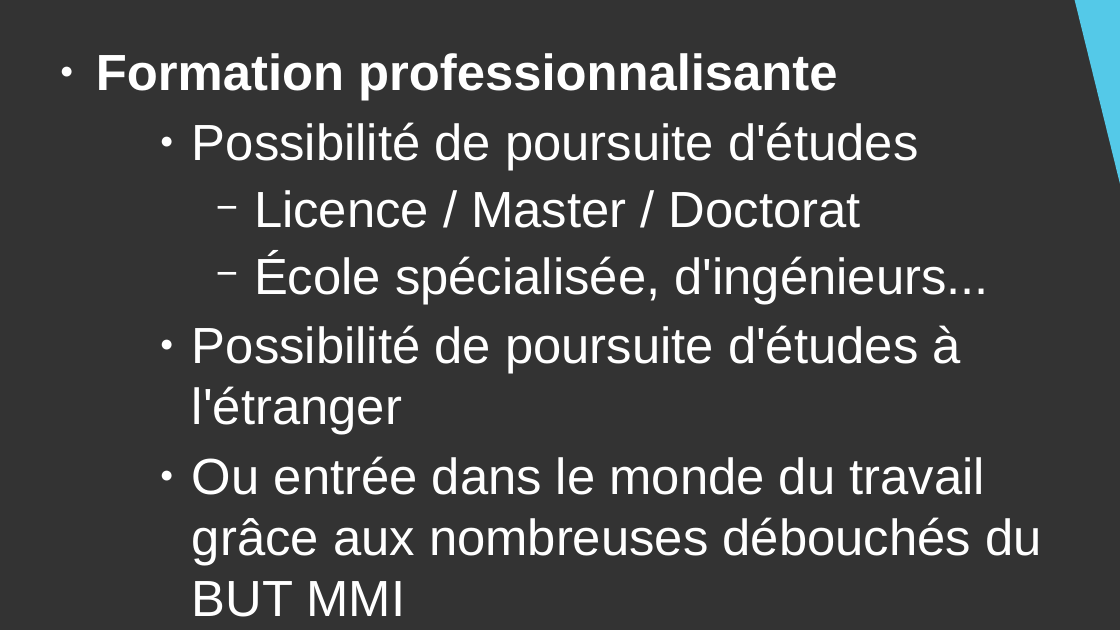
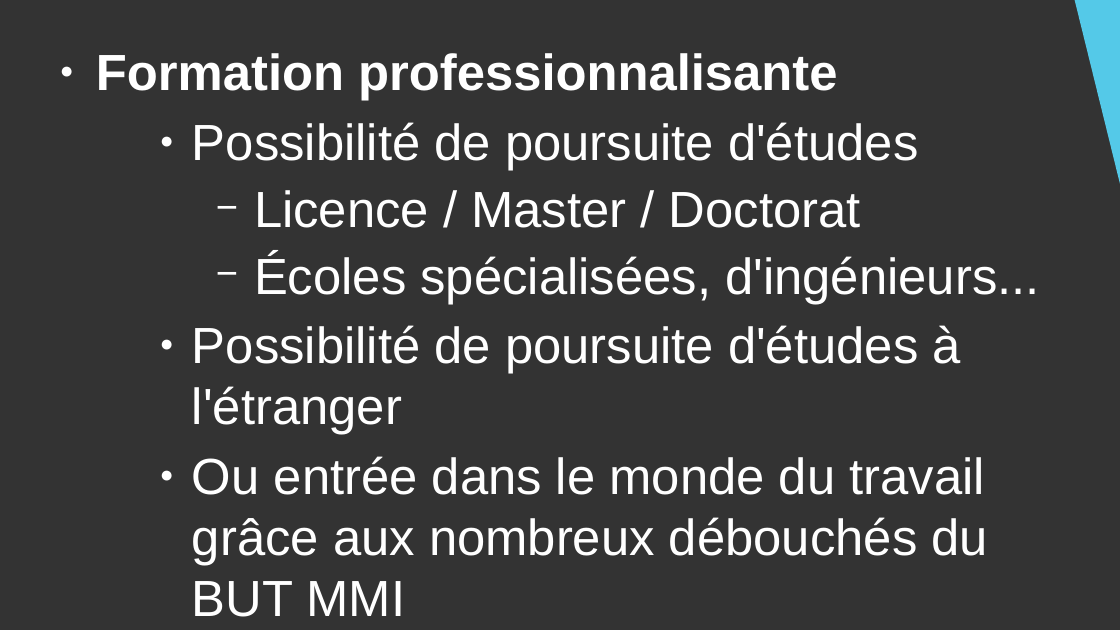
Before and after one commit to DanYellow/cours, a slide deck: slide 7 of presentation-formation-mmi/presentation.odp. Drawn at 1120x630 pixels with LibreOffice and Linux fonts; fonts in the diff are those of the drawing. Boxes give left, top, right and bottom in pixels: in the first picture for what was removed or moved away, otherwise in the second. Text is boxed around its words. In the diff, an @@ line names an element or a change of style, - is before the commit and + after.

```diff
--- a/presentation-formation-mmi/presentation.odp
+++ b/presentation-formation-mmi/presentation.odp
@@ text at <box>254,253,1039,304</box>: text changed @@
-      − École spécialisée, d'ingénieurs...
+      − Écoles spécialisées, d'ingénieurs...
@@ text at <box>192,456,987,565</box>: text changed @@
-    ● Ou entrée dans le monde du travail grâce aux nombreuses débouchés du BUT MMI
+    ● Ou entrée dans le monde du travail grâce aux nombreux débouchés du BUT MMI
```
Also in this commit, not shown: 3 other slides changed, 1 other file.
